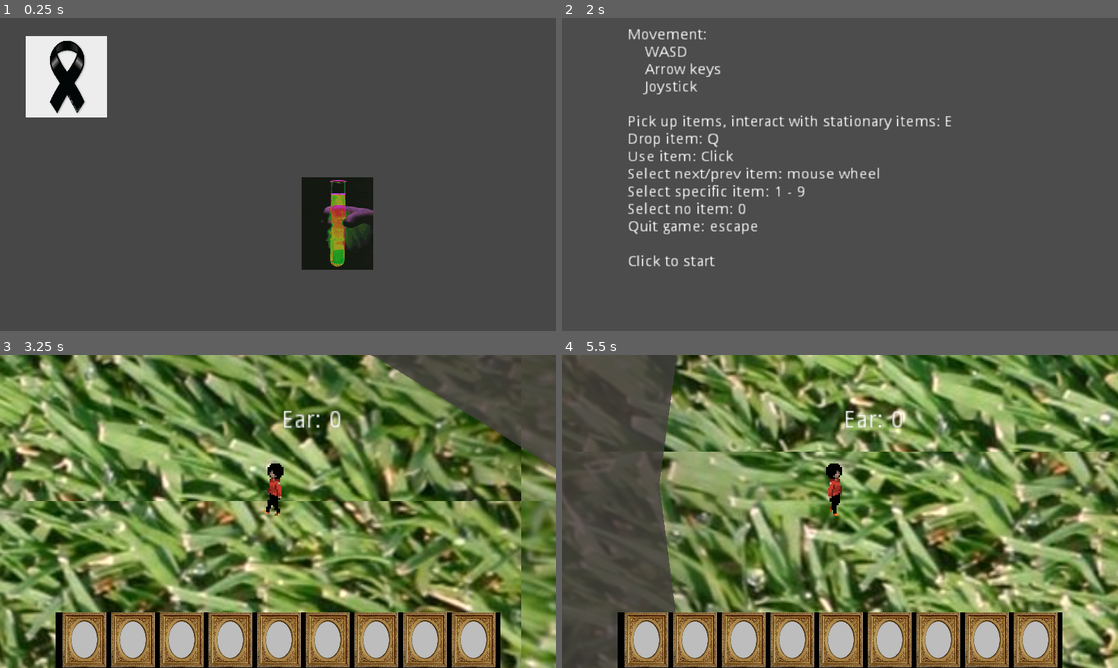
Above: before the commit, frames 1-4 (two rows, left to right).
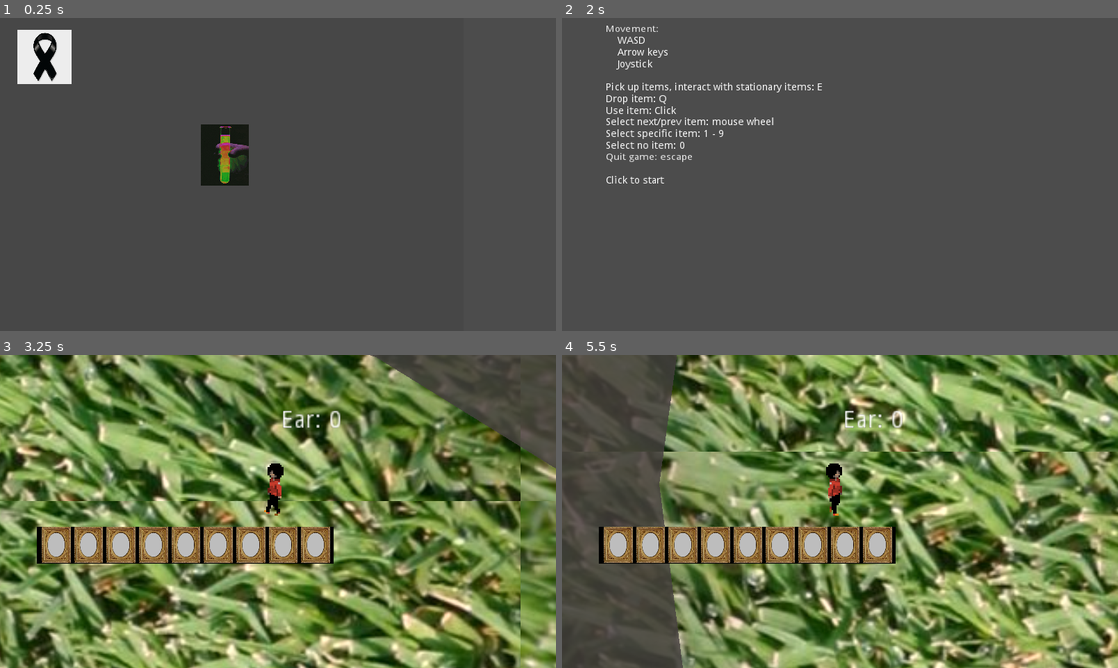
Above: after the commit, the same moments.

Repository: feyrkh/spook-encounters
Game: Godot game, scene res://scene/splashscreen/SplashScreen.tscn
Two runs of this game, one before a commit and one after it. Both use one fixed random seed, a clock stepped at 60 frames per second and the inputs below.
Inputs (mouse positions are in pixels of both pictures, inside the frame that each line leads up to):
- Up to frame 1 (0.25 s): no input
- Up to frame 2 (2 s): move the mouse to (962, 158) at 0.52 s; hold D (p1_move_right) 0.53-1.28 s; tap Tab (cycle_selected_item) at 0.6 s; click (962, 158) at 0.67 s; tap Enter at 1.25 s; move the mouse to (728, 190) at 1.27 s; hold S (p1_move_down) from 1.28 s (still down); tap X (drop_held_item) at 1.35 s
- Up to frame 3 (3.25 s): move the mouse to (333, 442) at 2.02 s; release S (p1_move_down) at 2.03 s; hold D (p1_move_right) 2.03-2.78 s; tap 0 (inv_select_0) at 2.1 s; tap Space at 2.75 s; move the mouse to (250, 574) at 2.77 s; hold W (p1_move_up) from 2.78 s (still down); tap 1 (inv_select_1) at 2.85 s; click (250, 574) at 2.92 s
- Up to frame 4 (5.5 s): move the mouse to (1006, 558) at 3.52 s; release W (p1_move_up) at 3.53 s; hold A (p1_move_left) 3.53-5.03 s; tap 2 (inv_select_2) at 3.6 s; move the mouse to (673, 464) at 4.27 s; tap 3 (inv_select_3) at 4.35 s; move the mouse to (867, 511) at 5.02 s; hold S (p1_move_down) from 5.03 s (still down); tap 4 (inv_select_4) at 5.1 s; click (867, 511) at 5.17 s

The runs differ from the first frame. In frame 1, 9.1% of the frame differs, in the area x 3-68%, y 3-81%; in frame 2, 4.9%; in frame 3, 21%; in frame 4, 21%, in the area x 6-100%, y 0-100%.

Commit message:
Fix resolution and zoom

Diff:
--- a/project.godot
+++ b/project.godot
@@ -132,8 +132,8 @@
 
 [display]
 
-window/size/width=1280
-window/size/height=720
+window/size/width=1920
+window/size/height=1080
 window/stretch/mode="2d"
 window/stretch/aspect="keep"
 
--- a/scene/player/player.tscn
+++ b/scene/player/player.tscn
@@ -180,7 +180,7 @@
 
 [node name="Camera2D" type="Camera2D" parent="."]
 current = true
-zoom = Vector2( 0.25, 0.25 )
+zoom = Vector2( 0.167, 0.167 )
 
 [node name="Ears" parent="." instance=ExtResource( 15 )]
 position = Vector2( 2, -59 )
